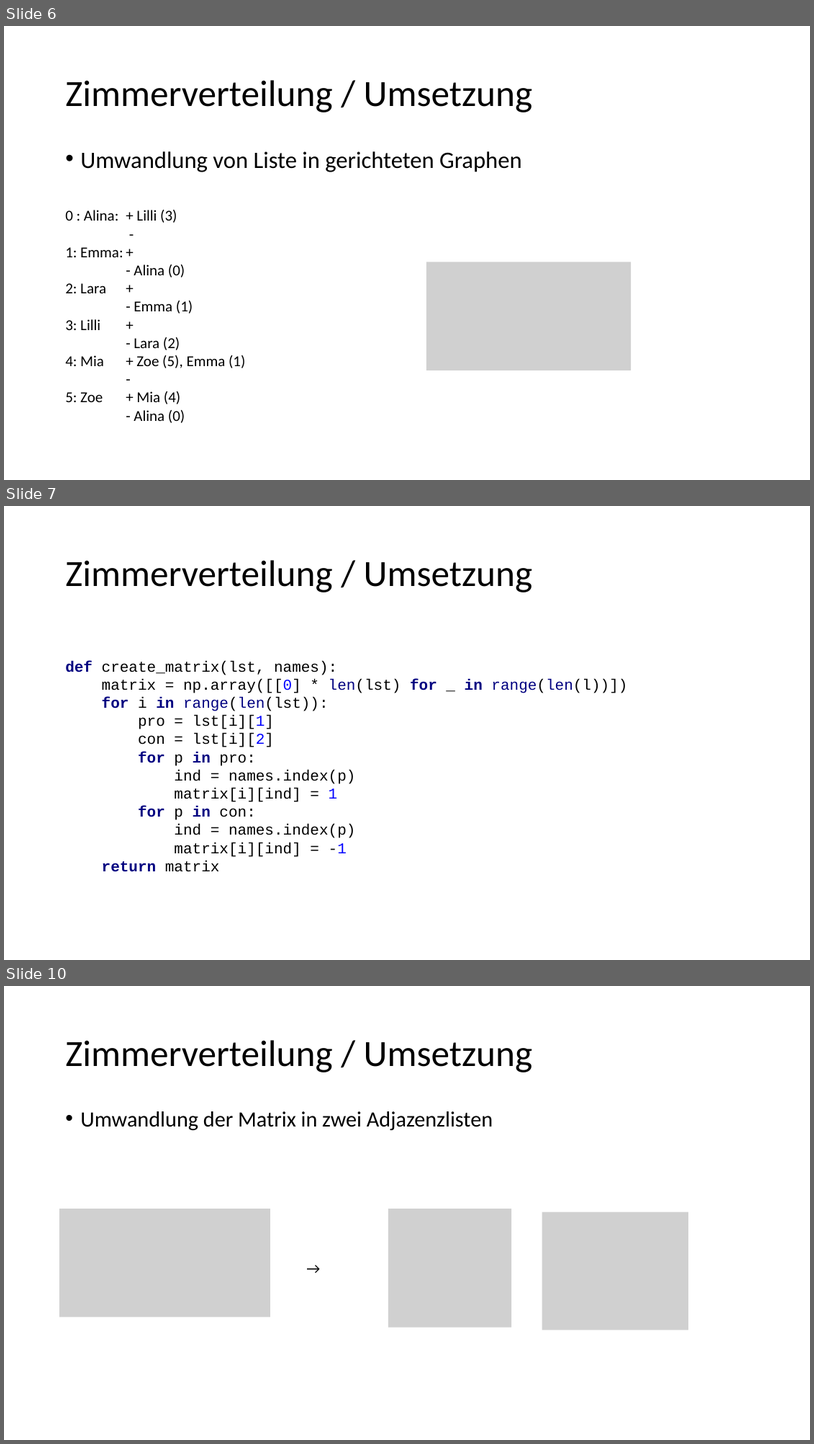
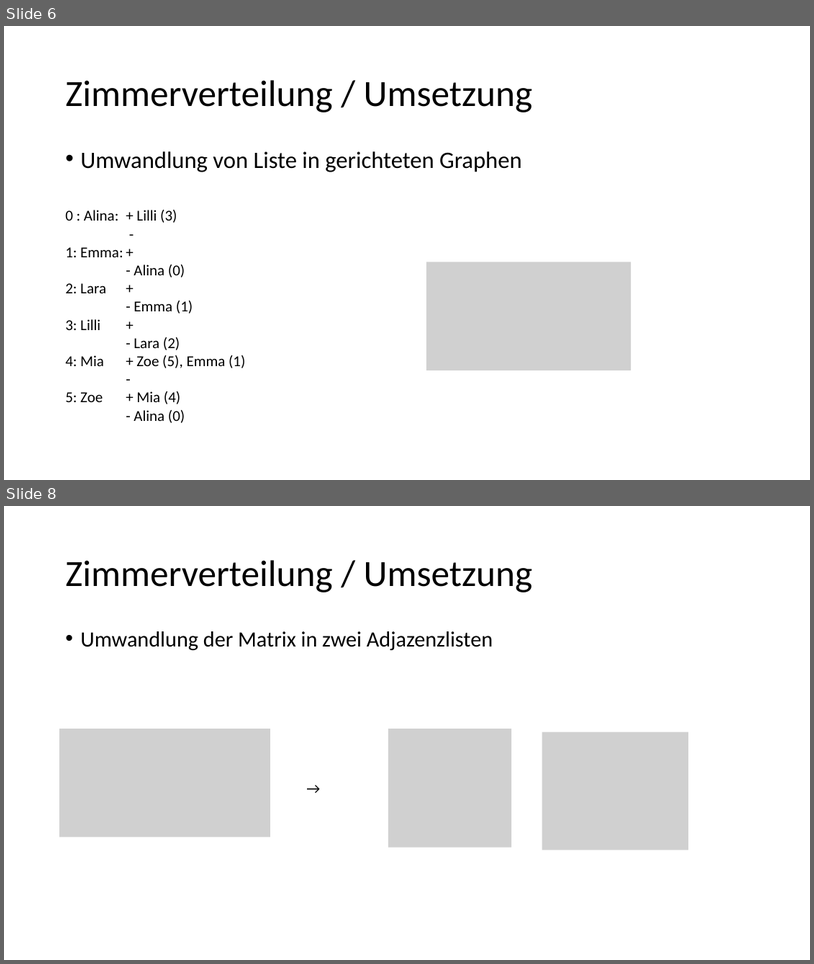
Before and after one commit to antonbaumann/wg, a slide deck: Abschlusspräsentation.pptx. Shown one above the other, each under a label of ours: slides 6, 7 and 10 before the commit, slides 6 and 8 after it; the slides between them are not shown. The pictures are 814x1444 and 814x964 pixels, drawn with LibreOffice and Linux fonts; fonts in the diff are those of the drawing; grey boxes stand for pictures. Boxes give left, top, right and bottom in pixels: in the first picture for what was removed or moved away, otherwise in the second. Text is boxed around its words. In the diff, an @@ line names an element or a change of style, - is before the commit and + after.

```diff
--- a/Abschlusspräsentation.pptx
+++ b/Abschlusspräsentation.pptx
@@ slide 7 removed at (4, 506, 810, 960), background #FFFFFF @@
@@ title removed at (65, 560, 532, 592) @@
-Zimmerverteilung / Umsetzung
@@ text removed at (65, 661, 628, 872) @@
-def create_matrix(lst, names):
-matrix = np.array([[0] * len(lst) for _ in range(len(l))])
-for i in range(len(lst)):
-pro = lst[i][1]
-con = lst[i][2]
-for p in pro:
-ind = names.index(p)
-matrix[i][ind] = 1
-for p in con:
-ind = names.index(p)
-matrix[i][ind] = -1
-return matrix
@@ what was slide 10 is now slide 8 @@
```
Also in this commit, not shown: 1 slide changed, 1 other slide removed, 1 other file.
